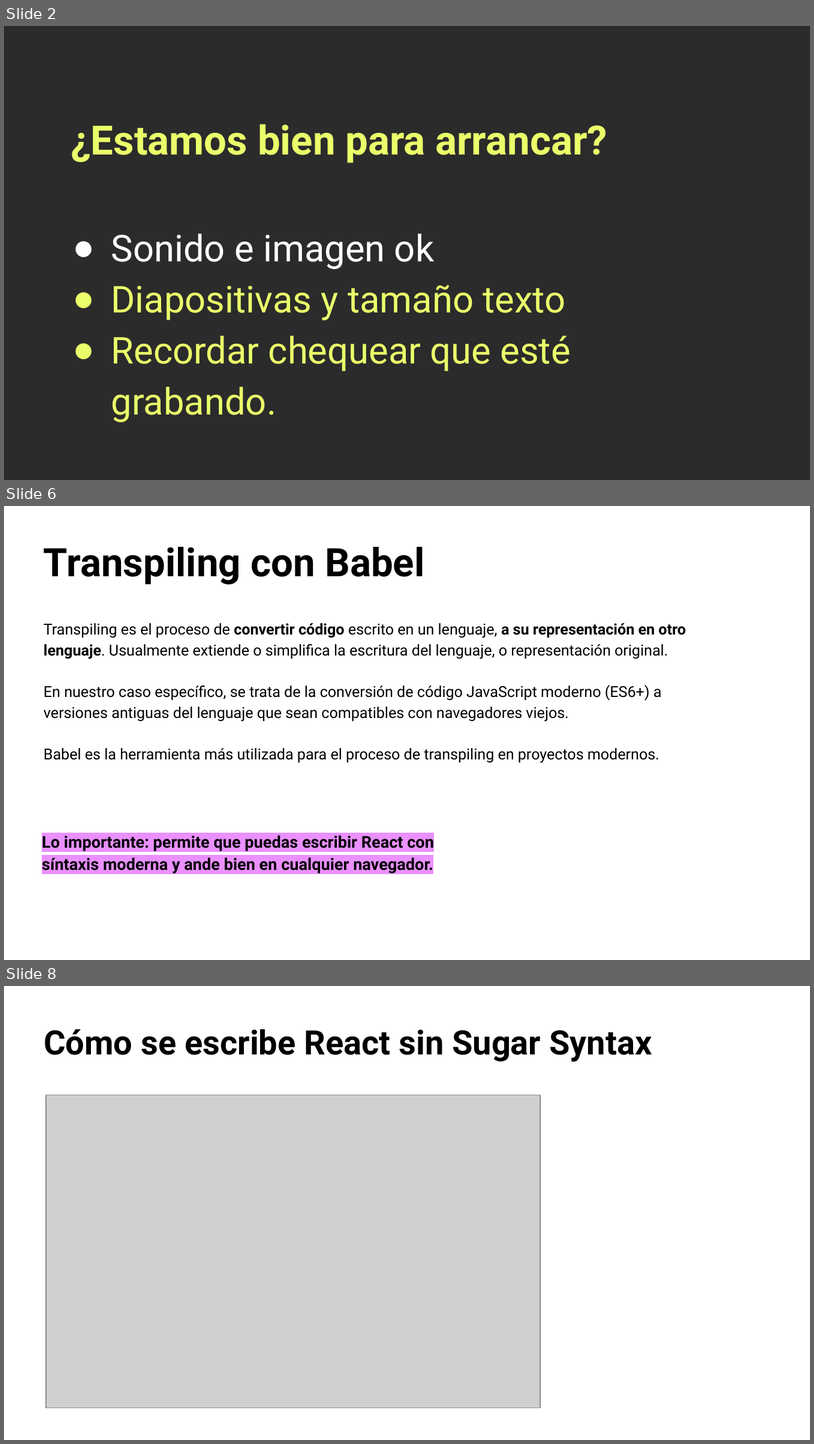
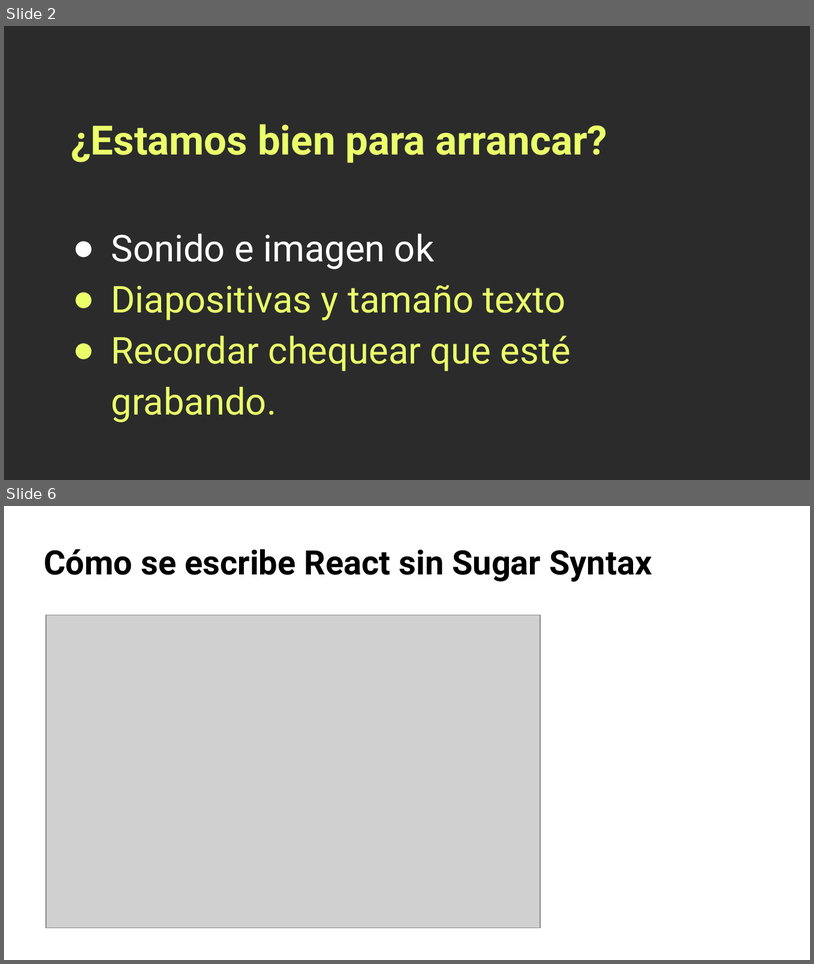
Before and after one commit to Arturogrottoli/Project-React-Js, a slide deck: Clase02/Unidad 2 - Clase en vivo.pptx. Shown one above the other, each under a label of ours: slides 2, 6 and 8 before the commit, slides 2 and 6 after it; the slides between them are not shown. The pictures are 814x1444 and 814x964 pixels, drawn with LibreOffice and Linux fonts; fonts in the diff are those of the drawing; grey boxes stand for pictures; background and template pictures are left out; a plain dark background stands for a picture behind light text. Boxes give left, top, right and bottom in pixels: in the first picture for what was removed or moved away, otherwise in the second. Text is boxed around its words. In the diff, an @@ line names an element or a change of style, - is before the commit and + after.

```diff
--- a/Clase02/Unidad 2 - Clase en vivo.pptx
+++ b/Clase02/Unidad 2 - Clase en vivo.pptx
@@ slide 6 removed at bbox=[4, 506, 810, 960], background #FFFFFF @@
@@ text removed at bbox=[44, 547, 425, 585] @@
-Transpiling con Babel
@@ text removed at bbox=[44, 623, 686, 763] @@
-Transpiling es el proceso de convertir código escrito en un lenguaje, a su representación en otro lenguaje. Usualmente extiende o simplifica la escritura del lenguaje, o representación original.
-En nuestro caso específico, se trata de la conversión de código JavaScript moderno (ES6+) a versiones antiguas del lenguaje que sean compatibles con navegadores viejos.
-Babel es la herramienta más utilizada para el proceso de transpiling en proyectos modernos.
@@ text removed at bbox=[42, 835, 434, 873] @@
-Lo importante: permite que puedas escribir React con síntaxis moderna y ande bien en cualquier navegador.
@@ what was slide 8 is now slide 6 @@
```
Also in this commit, not shown: 4 slides changed, 1 other slide removed.
